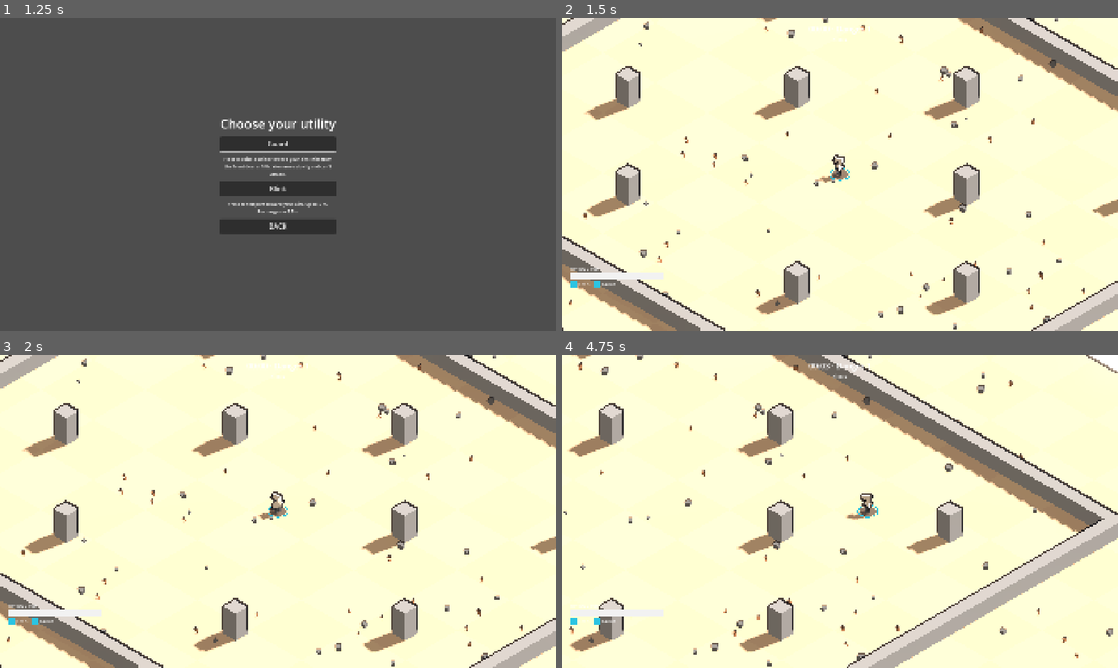
Above: before the commit, frames 1-4 (two rows, left to right).
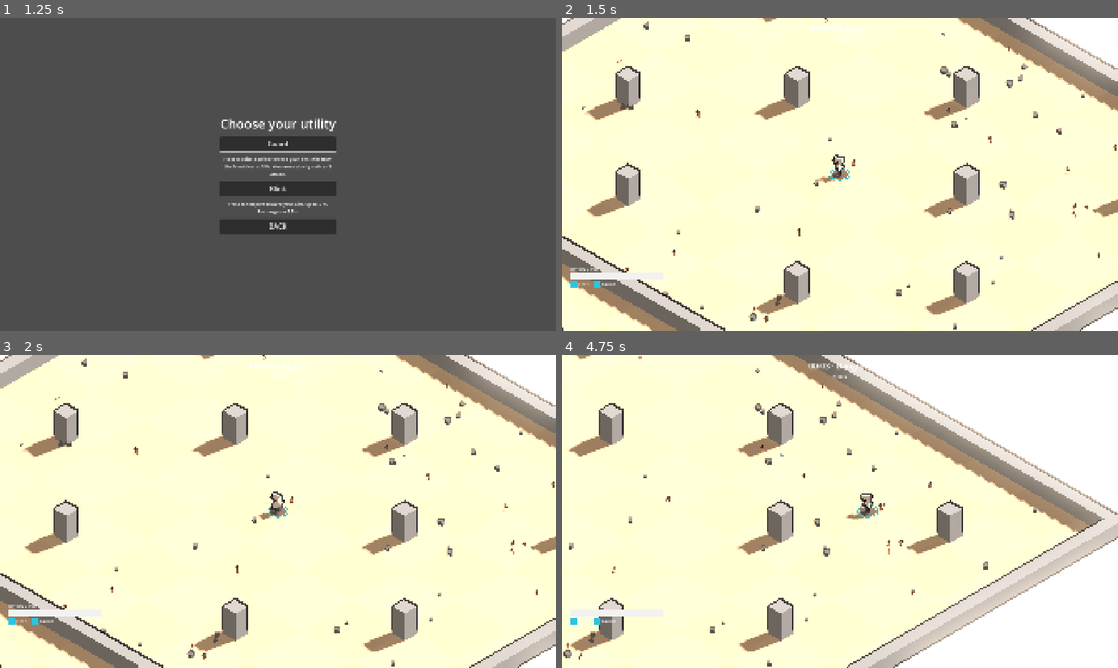
Above: after the commit, the same moments.

Repository: riusprime/zero-depth
Game: Godot game, scene res://src/app/main.tscn
Same seed, same stepped clock (60 frames per second), same inputs: the game is played once before the commit and once after it.
Inputs (mouse positions are in pixels of both pictures, inside the frame that each line leads up to):
- Up to frame 1 (1.25 s): click "PLAY" at 0.5 s
- Up to frame 2 (1.5 s): click "Guard" at 1.25 s
- Up to frame 3 (2 s): no input
- Up to frame 4 (4.75 s): tap Enter (ui_accept) at 2, 2.27, 2.57 s; move the mouse to (962, 495) at 2.02 s; hold D (move_right) 2.03-2.75 s; tap Space (dash) at 2.1 s; click (962, 495) at 2.17 s; drag from (728, 527) to (812, 574) at 2.77 s; move the mouse to (895, 442) at 3.52 s; hold D (move_right) 3.53-4.25 s; click (895, 442) at 3.6 s; drag from (812, 574) to (673, 464) at 4.27 s

Frame 1 is identical in both runs. In frame 2, 3.6% of the frame differs, in the area x 0-100%, y 0-100%; in frame 3, 3.6%; in frame 4, 26%.

Commit message:
v0.2.0 Step I2: ground only under rooms; enemy models rise in while spawning
Co-Authored-By: Claude Opus 5.5 <noreply@anthropic.com>
Claude-Session: https://claude.ai/code/session_01Ybi1y9EcEtDzJ8CFycqiNq

Diff:
--- a/src/presentation/world_view/actor_views.gd
+++ b/src/presentation/world_view/actor_views.gd
@@ -114,7 +114,8 @@
 	var facing: Node3D = node.get_meta(&"facing")
 	facing.rotation = Vector3(0, SimPlane.yaw_of(reader.actor_facing(i)), 0)
 	var spawning := reader.actor_spawning(i)
-	facing.visible = not spawning
+	# Enemy models play their own rise-in while spawning (v0.2.0 L17); the others stay hidden until they arrive.
+	facing.visible = not spawning or node.has_meta(&"enemy_avatar")
 	(node.get_meta(&"bar") as Node3D).visible = not spawning
 	var frac := clampf(float(reader.actor_hp(i)) / maxf(1.0, reader.actor_max_hp(i)), 0.0, 1.0)
 	var bar: Node3D = node.get_meta(&"bar")
--- a/src/presentation/world_view/stage_view.gd
+++ b/src/presentation/world_view/stage_view.gd
@@ -11,19 +11,30 @@
 ## Soft-shadow blur: 0.5 straightens the edges; 1.0 and above wiped out the props' small shadows in the test
 ## renders (evidence/SHADOWS.md).
 const SHADOW_BLUR := 0.5
+## On a generated floor the ground covers each room plus its walls (a wall is 0.8 m thick), not the floor's whole
+## bounding box, so the space between rooms reads as void (v0.2.0 I).
+const ROOM_GROUND_MARGIN := 0.8
 
 var palette := {}
 var wall_specs: Array = []
 var _wall_nodes: Array[MeshInstance3D] = []
 var _wall_solid: StandardMaterial3D
 var _wall_faded: StandardMaterial3D
+## Sim-plane rects the ground covers on a generated floor (empty in the arena: a square ground).
+var _ground_rects: Array[Rect2] = []
 
 
 func build(reader: WorldReader, p_palette: Dictionary, arena_half: float) -> void:
 	palette = p_palette
 	_build_environment()
 	_build_light()
-	_build_ground(arena_half)
+	_ground_rects.clear()
+	for i in reader.floor_room_count():
+		_ground_rects.append(reader.floor_room(i).grow(ROOM_GROUND_MARGIN))
+	if _ground_rects.is_empty():
+		_build_ground(arena_half)
+	else:
+		_build_room_ground()
 	_build_walls(reader)
 	_build_props(reader.seed_value(), arena_half)
 
@@ -86,6 +97,39 @@
 			add_child(tile)
 
 
+## The same checker as _build_ground, on the global tile grid, clipped to each room's rect.
+func _build_room_ground() -> void:
+	var mats := [_mat(palette["ground"]), _mat(palette["ground_alt"])]
+	for r in _ground_rects:
+		var i0 := int(floor(r.position.x / TILE_M))
+		var i1 := int(floor(r.end.x / TILE_M))
+		var j0 := int(floor(r.position.y / TILE_M))
+		var j1 := int(floor(r.end.y / TILE_M))
+		for i in range(i0, i1 + 1):
+			for j in range(j0, j1 + 1):
+				var cell := Rect2(Vector2(i, j) * TILE_M, Vector2(TILE_M, TILE_M)).intersection(r)
+				if cell.size.x <= 0.001 or cell.size.y <= 0.001:
+					continue
+				var plane := PlaneMesh.new()
+				plane.size = cell.size
+				var tile := MeshInstance3D.new()
+				tile.mesh = plane
+				tile.material_override = mats[posmod(i + j, 2)]
+				tile.position = SimPlane.to_3d(cell.get_center())
+				tile.cast_shadow = GeometryInstance3D.SHADOW_CASTING_SETTING_OFF
+				add_child(tile)
+
+
+## True where the stage draws ground (everywhere in the arena; inside a room or its walls on a floor).
+func covers_ground(p: Vector2) -> bool:
+	if _ground_rects.is_empty():
+		return true
+	for r in _ground_rects:
+		if r.has_point(p):
+			return true
+	return false
+
+
 func _build_walls(reader: WorldReader) -> void:
 	_wall_solid = _mat(palette["cover"])
 	_wall_faded = _mat(palette["cover"])
@@ -120,6 +164,8 @@
 			rng.randf_range(-arena_half, arena_half), rng.randf_range(-arena_half, arena_half)
 		)
 		var s := rng.randf_range(0.12, 0.3)
+		if not covers_ground(p):
+			continue
 		var cube := MeshInstance3D.new()
 		var box := BoxMesh.new()
 		box.size = Vector3(s, s * 0.8, s)
@@ -132,6 +178,8 @@
 		var p := Vector2(
 			rng.randf_range(-arena_half, arena_half), rng.randf_range(-arena_half, arena_half)
 		)
+		if not covers_ground(p):
+			continue
 		for blade in 3:
 			var g := MeshInstance3D.new()
 			var b := BoxMesh.new()
--- a/src/sim/world/world_reader.gd
+++ b/src/sim/world/world_reader.gd
@@ -434,6 +434,15 @@
 	return _w.floor_layout.bounds if _w.floor_layout != null else Rect2()
 
 
+## Room interiors of the generated floor (wall face to wall face), for the stage's ground.
+func floor_room_count() -> int:
+	return _w.floor_layout.rooms.size() if _w.floor_layout != null else 0
+
+
+func floor_room(i: int) -> Rect2:
+	return _w.floor_layout.rooms[i]
+
+
 func portal_pos() -> Vector2:
 	return _w.floor_layout.portal_pos if _w.floor_layout != null else Vector2.ZERO
 
--- a/tests/e2e/test_e2e_floor.gd
+++ b/tests/e2e/test_e2e_floor.gd
@@ -32,6 +32,17 @@
 		mini(expected, layout.room_count() - 1),
 		"each room gets a pedestal before any room gets its second"
 	)
+	assert_true(main.view.stage.covers_ground(layout.start_pos), "ground under the start")
+	var b := layout.bounds
+	var void_found := false
+	for k in 400:
+		var p := (
+			b.position
+			+ Vector2(b.size.x * float(k % 20) / 20.0, b.size.y * float(k - k % 20) / 400.0)
+		)
+		if layout.room_of(p) == -1 and not main.view.stage.covers_ground(p):
+			void_found = true
+	assert_true(void_found, "the space between rooms has no ground (v0.2.0 I)")
 	assert_not_null(main.view.gate, "the gate is placed")
 	assert_true(main.view.gate.is_sealed())
 
Not shown, changed: docs/roadmap/v0.2.0/PROGRESS.md
Not shown, changed: tests/MIN_TEST_COUNT
